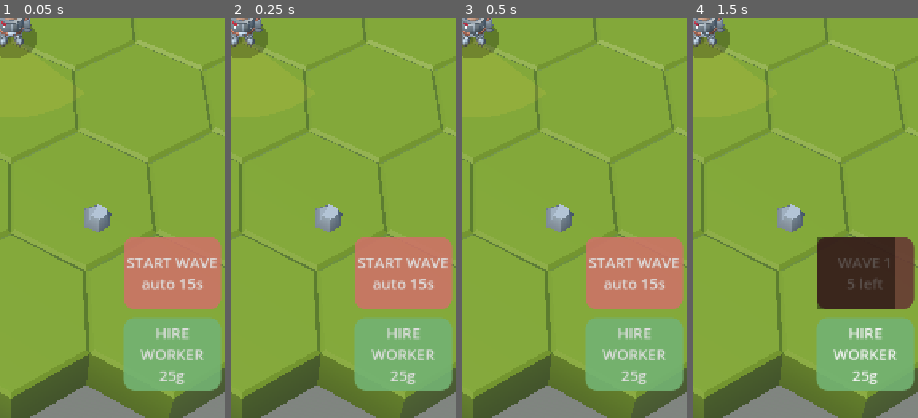
Above: before the commit, frames 1-4 (left to right).
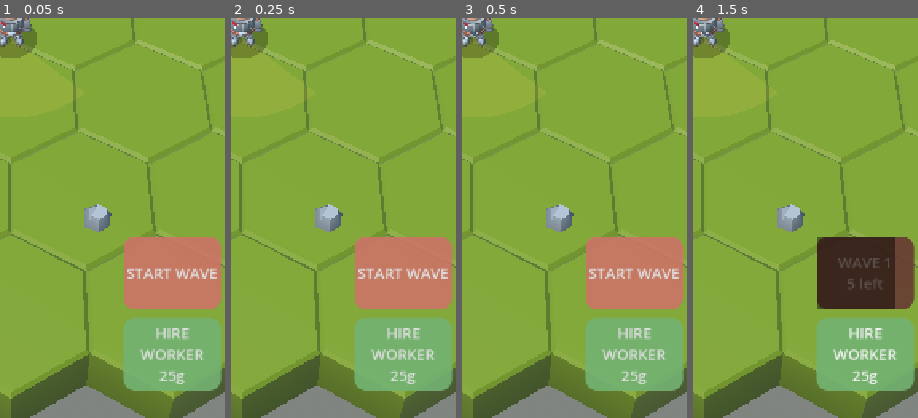
Above: after the commit, the same moments.

Repository: tembugi/town-defender
Game: Godot game, scene res://Main3D.tscn
Same seed, same stepped clock (60 frames per second), same inputs: the game is played once before the commit and once after it.
Inputs:
- Up to frame 1 (0.05 s): no input
- Up to frame 2 (0.25 s): no input
- Up to frame 3 (0.5 s): no input
- Up to frame 4 (1.5 s): click "START WAVE auto 15s" (after the commit: "START WAVE") at 0.5 s; click "HIRE WORKER 25g" at 1.25 s
The pictures show only the part of the screen within x 48-98%, y 50-100%; the shares and areas given below are measured in that part.

The runs differ from the first frame. In frame 1, 1.6% of the frame differs, in the area x 56-97%, y 60-68%; in frame 2, 1.6%; in frame 3, 1.6%; in frame 4, nothing differs.

Commit message:
Fix wall corner snapping; first wave now needs a manual start
- Bug: once a wall's ghost locked onto a neighbour's endpoint, ANY further drag
  landing outside the tight 1.1-unit acquisition radius silently dropped the
  anchor and fell back to free placement wherever the finger happened to be --
  often right on top of the wall you were trying to corner off of, since a
  natural drag-to-turn gesture easily drifts that far. Fixed by making the
  anchor sticky: once locked, dragging now ROTATES the new segment around the
  fixed anchor point (snapped to 45deg steps, same as Flip) instead of
  re-scanning for a neighbour, and only releases past a much more generous
  3.0-unit radius. Verified a drag 2x past the old radius now correctly
  rotates 90deg and lands offset from the neighbour instead of overlapping it.
- Wave 1 no longer auto-launches after the 15s prep window -- only waves 2+
  do. Makes it easy to freely build/test without combat forcing its way in;
  the button also drops the now-misleading 'auto Ns' label while wave 0.

Co-Authored-By: Claude Sonnet 5 <noreply@anthropic.com>

Diff:
--- a/project.godot
+++ b/project.godot
@@ -11,7 +11,7 @@
 [application]
 
 config/name="Town Defender"
-config/version="0.3.2"
+config/version="0.3.3"
 run/main_scene="res://Main3D.tscn"
 config/features=PackedStringArray("4.7", "Mobile")
 boot_splash/bg_color=Color(0.063, 0.188, 0.098, 1)
--- a/scripts/Game3D.gd
+++ b/scripts/Game3D.gd
@@ -146,6 +146,7 @@
 var ghost_mat: StandardMaterial3D
 var ghost_target := Vector3.ZERO   # raw (unsnapped) ground position the ghost is dragged to
 const WALL_SNAP_RADIUS := 1.1      # how close to an existing wall end counts as "attach here"
+const WALL_RELEASE_RADIUS := 3.0   # once attached, how far you can drag before letting go
 var wall_anchor := Vector3.INF     # wall-only: end point of a neighbouring wall to attach to
 var wall_anchor_wall: Wall3D = null   # ...and which wall that end point belongs to
 var wave_cd_fill: ColorRect   # dark overlay that shrinks as the cooldown ticks down
@@ -540,6 +541,23 @@
 	var g := _screen_to_ground(sp)
 	if g == Vector3.INF:
 		return
+	if build_btype == "wall" and wall_anchor != Vector3.INF:
+		# already locked onto a neighbour's end: further dragging ROTATES the new
+		# segment around that fixed point (drag in an arc to pick the corner
+		# angle) instead of re-scanning for a neighbour by raw drag position --
+		# otherwise a finger drifting even slightly past the tight snap radius
+		# used for acquisition would silently drop the anchor and fall back to
+		# free placement wherever the finger happened to be (often right on top
+		# of the wall you were trying to corner off of).
+		var to_drag := g - wall_anchor
+		to_drag.y = 0.0
+		if to_drag.length() > WALL_RELEASE_RADIUS:
+			wall_anchor = Vector3.INF
+			wall_anchor_wall = null
+			ghost_target = g
+			return
+		build_flip = snappedf(Vector3(1, 0, 0).signed_angle_to(to_drag, Vector3.UP), PI * 0.25)
+		return
 	ghost_target = g
 	if build_btype != "wall":
 		return
@@ -549,14 +567,12 @@
 	if anchor.is_empty():
 		wall_anchor = Vector3.INF
 		wall_anchor_wall = null
-	elif anchor["wall"] != wall_anchor_wall:
-		# newly acquired (or switched to a different neighbour): default to
-		# continuing that wall's own direction; Flip still adjusts it from here
+	else:
+		# newly acquired: default to continuing that wall's own direction; drag
+		# further (or use Flip) to rotate the new segment from there
 		wall_anchor = anchor["pos"]
 		wall_anchor_wall = anchor["wall"]
 		build_flip = anchor["yaw"]
-	else:
-		wall_anchor = anchor["pos"]
 
 
 func _update_ghost() -> void:
@@ -1267,8 +1283,10 @@
 		_gain_gold(20 + wave * 8)
 		if wave >= TOTAL_WAVES:
 			_end_game(true)
-	# auto-launch the next wave if the player dawdles past the prep window
-	if not game_over and wave < TOTAL_WAVES and wave_cd <= 0.0:
+	# auto-launch the next wave if the player dawdles past the prep window --
+	# except the very first one, which always needs a manual press (handy while
+	# testing/building so combat doesn't force its way in before you're ready)
+	if not game_over and wave > 0 and wave < TOTAL_WAVES and wave_cd <= 0.0:
 		prep_t -= delta
 		if prep_t <= 0.0:
 			start_wave()
@@ -1285,9 +1303,13 @@
 	btn_wave.disabled = not can_start
 	var remaining := spawn_list.size() + enemies_alive
 	if can_start:
-		# enabled: show the auto-launch countdown (and current count if mid-siege)
+		# enabled: show the auto-launch countdown (and current count if mid-siege);
+		# the first wave never auto-launches, so it has no countdown to show
 		var tail := "  (%d left)" % remaining if remaining > 0 else ""
-		btn_wave.text = "START WAVE\nauto %ds%s" % [int(ceil(prep_t)), tail]
+		if wave == 0:
+			btn_wave.text = "START WAVE"
+		else:
+			btn_wave.text = "START WAVE\nauto %ds%s" % [int(ceil(prep_t)), tail]
 	elif remaining > 0:
 		btn_wave.text = "WAVE %d\n%d left" % [wave, remaining]
 	else:
